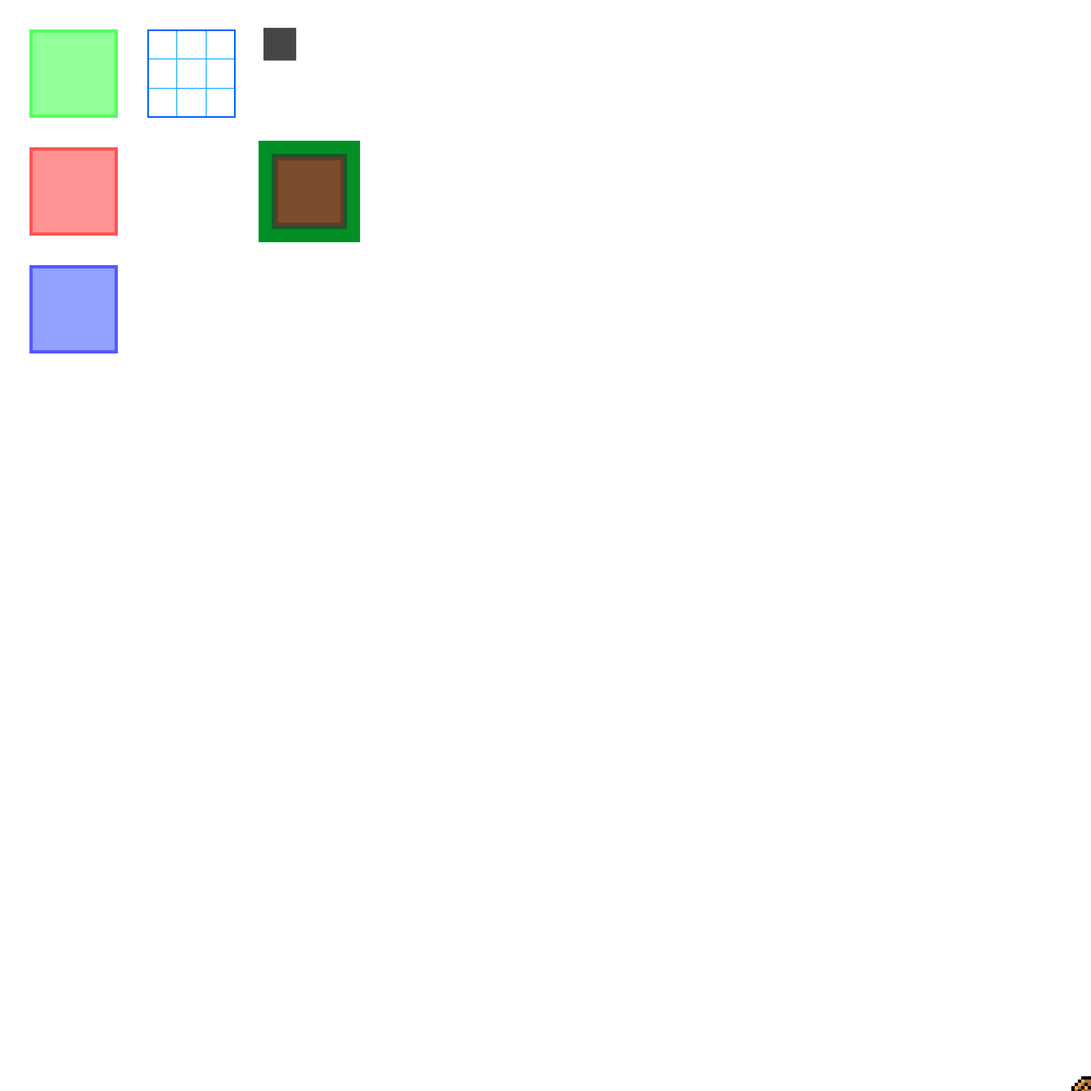
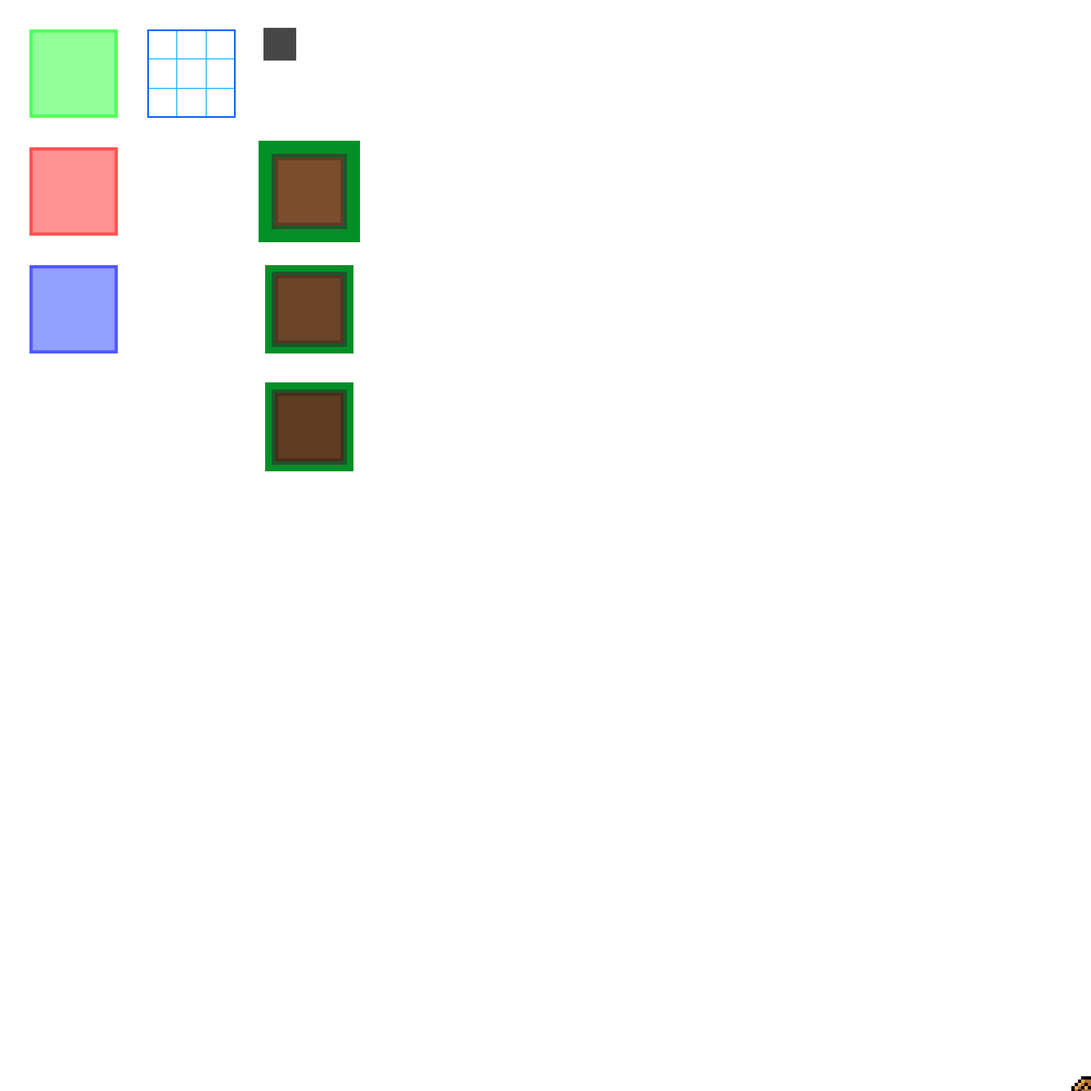
Before/after of a 1091×1091 layered artwork. What changed in the layer stack:
added layer "Calque 2" above "Calque 1" over left=265, top=382, right=354, bottom=472
added layer "Calque 1" above "block" over left=265, top=265, right=354, bottom=354
